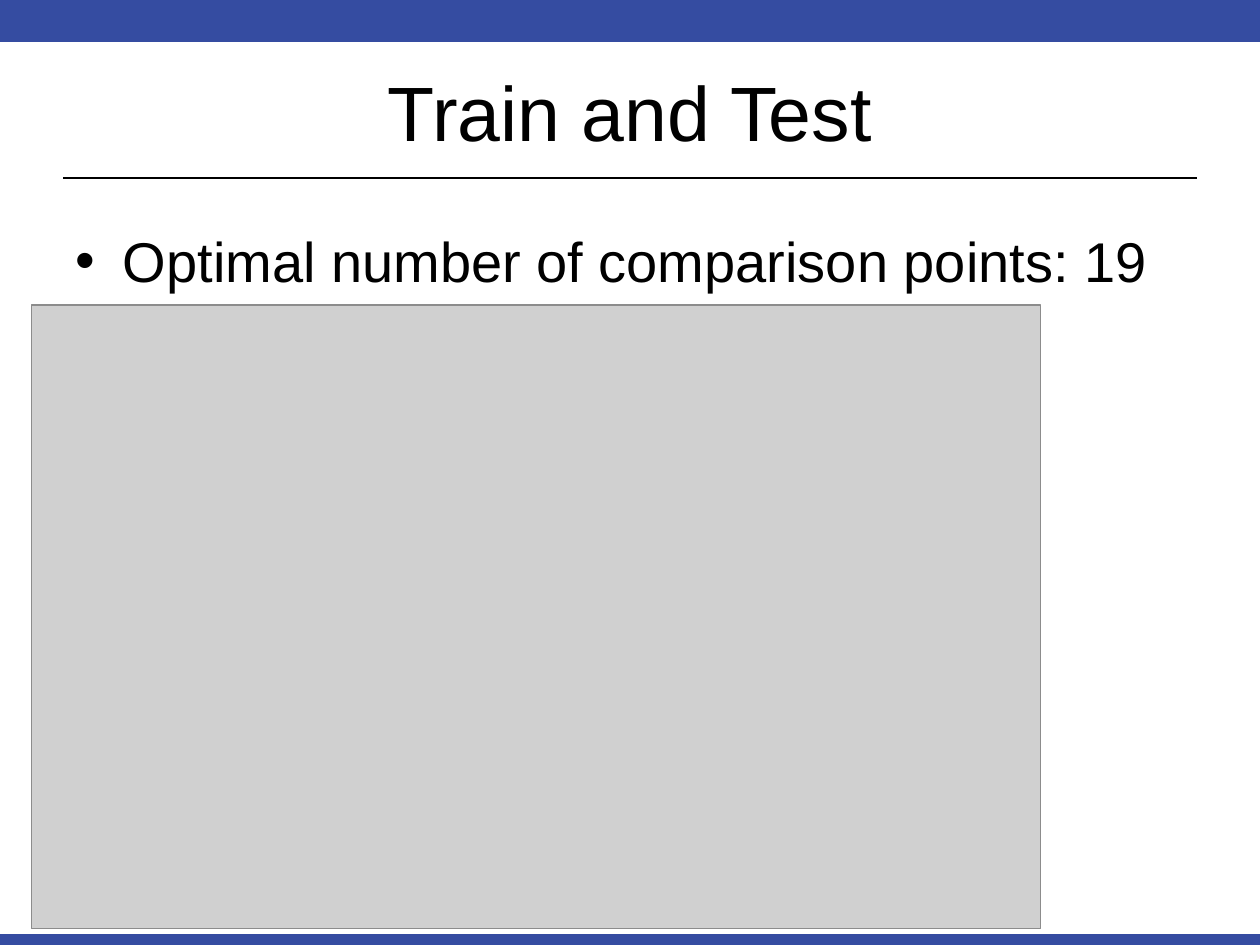
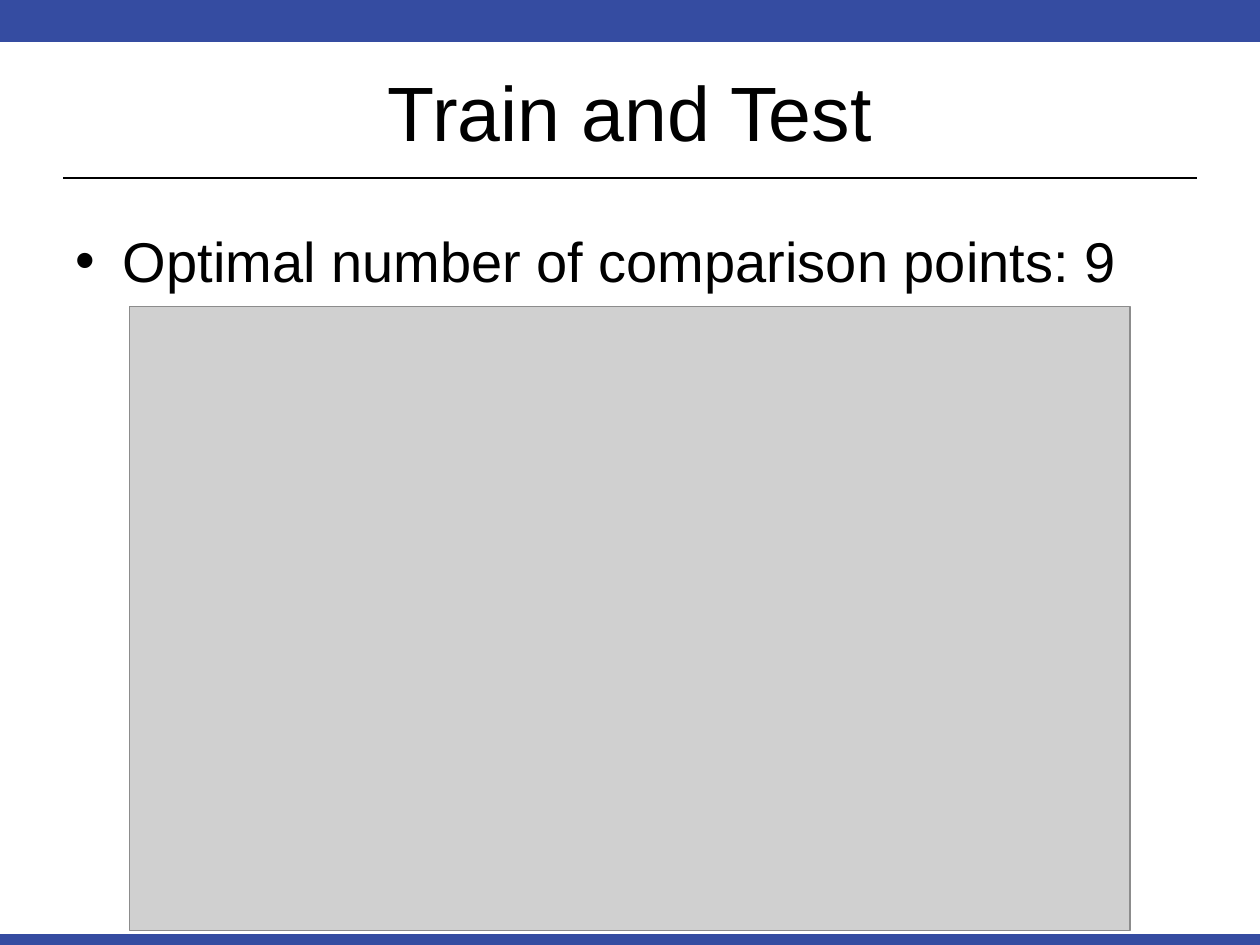
Before and after one commit to jules-stacy/DS6306_Case_Study_01, a slide deck: slide 15 of Case Study 1.pptx. Drawn at 1260x945 pixels with LibreOffice and Linux fonts; fonts in the diff are those of the drawing; grey boxes stand for pictures. Boxes give left, top, right and bottom in pixels: in the first picture for what was removed or moved away, otherwise in the second. Text is boxed around its words. In the diff, an @@ line names an element or a change of style, - is before the commit and + after.

```diff
--- a/Case Study 1.pptx
+++ b/Case Study 1.pptx
@@ text at (123,241,1115,293): text changed @@
-• Optimal number of comparison points: 19
+• Optimal number of comparison points: 9
@@ picture: place and size @@
-picture at (32,305,1041,929)
+picture at (130,306,1130,930)
```
Also in this commit, not shown: 6 other slides changed, 2 slides added, 1 slide removed, 8 other files.
